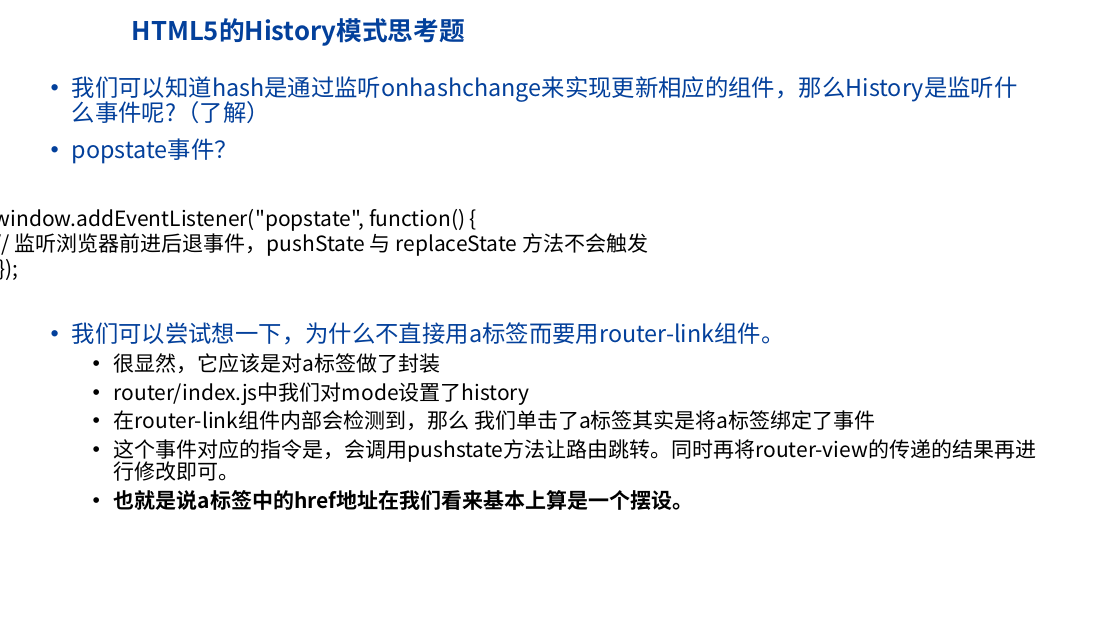
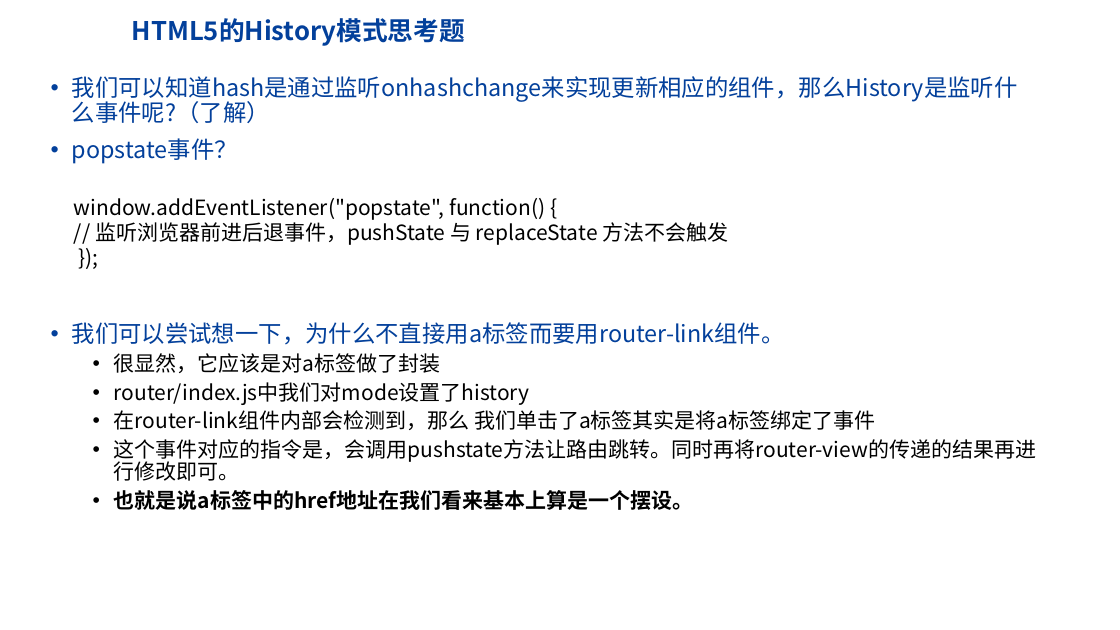
Before and after one commit to highh5/highh5.github.io, a slide deck: slide 22 of 其它提交/Vue-router.pptx. Drawn at 1120x630 pixels with LibreOffice and Linux fonts; fonts in the diff are those of the drawing; background and template pictures are left out. Boxes give left, top, right and bottom in pixels: in the first picture for what was removed or moved away, otherwise in the second. Text is boxed around its words. In the diff, an @@ line names an element or a change of style, - is before the commit and + after.

```diff
--- a/其它提交/Vue-router.pptx
+++ b/其它提交/Vue-router.pptx
@@ text "window.addEventListener("popstate", function() {" rewrapped from [0, 209, 648, 256] to [74, 198, 728, 245] @@
```
Also in this commit, not shown: 2 other slides changed, 1 slide removed, 8 other files.
